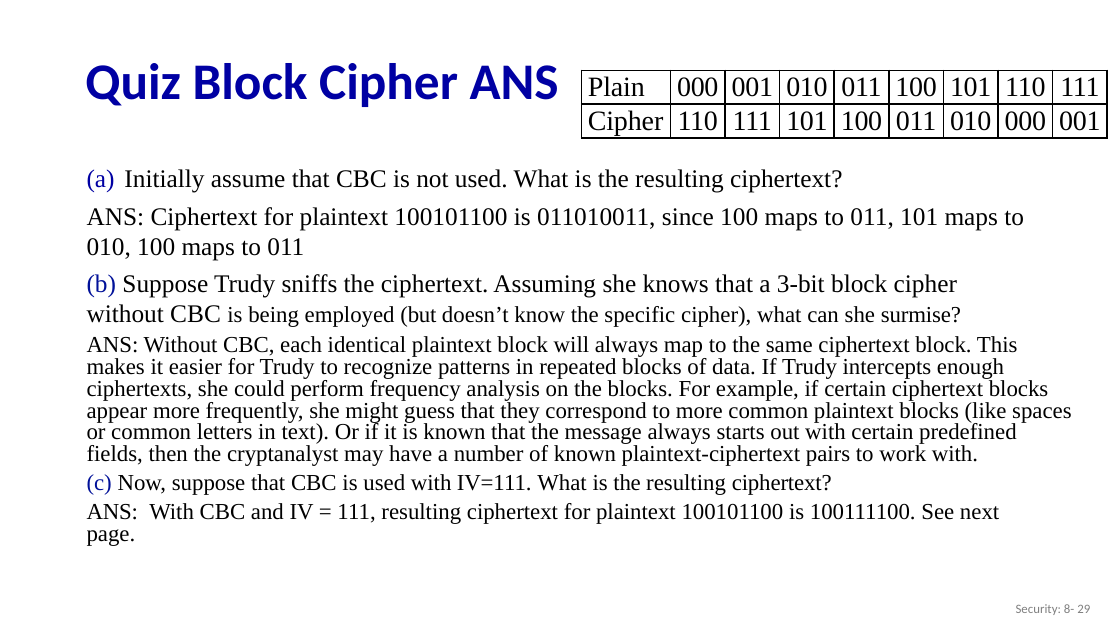
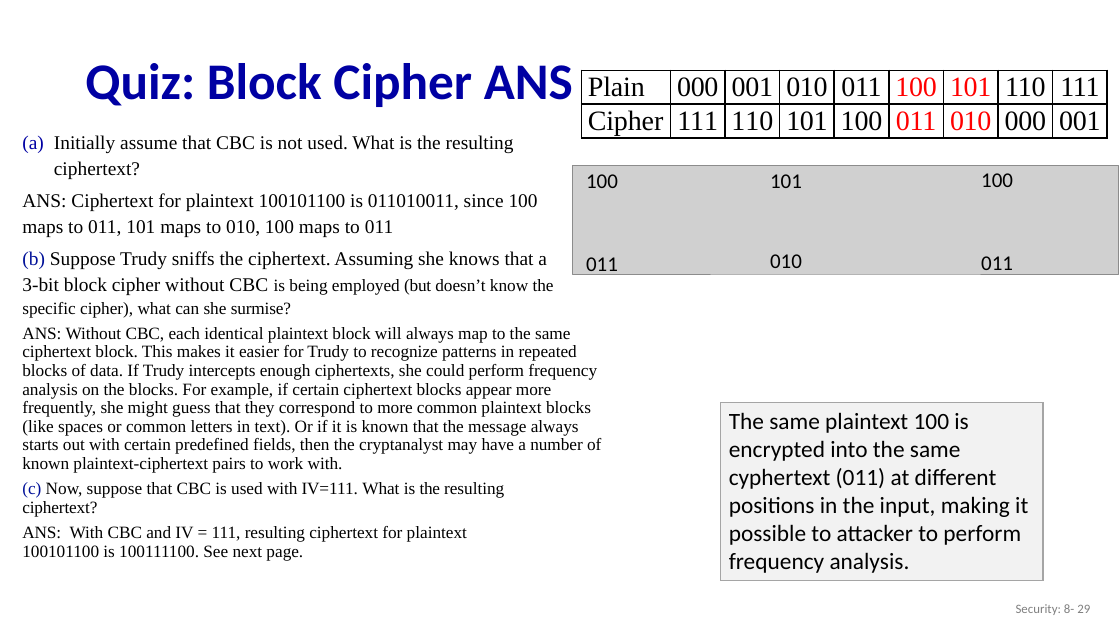
Before and after one commit to guhofstra/CSC175, a slide deck: slide 29 of PPTs/8.1 Cryptography.pptx. Drawn at 1120x630 pixels with LibreOffice and Linux fonts; fonts in the diff are those of the drawing; grey boxes stand for pictures. Boxes give left, top, right and bottom in pixels: in the first picture for what was removed or moved away, otherwise in the second. Text is boxed around its words. In the diff, an @@ line names an element or a change of style, - is before the commit and + after.

```diff
--- a/PPTs/8.1 Cryptography.pptx
+++ b/PPTs/8.1 Cryptography.pptx
@@ title at bbox=[85, 63, 573, 107]: text changed @@
-Quiz Block Cipher ANS
+Quiz: Block Cipher ANS
@@ table at bbox=[581, 71, 1107, 139] @@
-row 2, column 2: 110
+row 2, column 2: 111
-row 2, column 3: 111
+row 2, column 3: 110
@@ text colour #000000 to #FF0000 in "100", "101", "011", "010" @@
@@ text "Initially assume that CBC is ...": place and size @@
-text "Initially assume that CBC is ..." at bbox=[87, 169, 1072, 546]
+text "Initially assume that CBC is ..." at bbox=[22, 135, 601, 561]
@@ text "Initially assume that CBC is ..." at bbox=[22, 135, 601, 561]: size 21.7 to 16.6 pt in "Initially assume that CBC is not used. ...", "ANS: Ciphertext for plaintext 100101100 is 011010011, ...", "(b) Suppose Trudy sniffs the ciphertext. Assuming ..."; size 19.6 to 14.8 pt in "is being employed (but doesn’t know the ...", "ANS: Without CBC, each identical plaintext block ...", "(c) Now, suppose that CBC is used ...", "ANS: With CBC and IV = 111, ..."; line spacing 1 to 1.1; line spacing 0.8 to 0.9 @@
@@ picture added at bbox=[573, 166, 1118, 274] @@
@@ text added at bbox=[586, 174, 618, 188], 18 pt, text #000000 @@
+100
@@ text added at bbox=[770, 174, 802, 188], 18 pt, text #000000 @@
+101
@@ text added at bbox=[981, 173, 1013, 187], 18 pt, text #000000 @@
+100
@@ text added at bbox=[586, 257, 618, 277], 18 pt, text #000000 @@
+011
@@ text added at bbox=[770, 254, 802, 268], 18 pt, text #000000 @@
+010
@@ text added at bbox=[981, 256, 1013, 277], 18 pt, text #000000 @@
+011
@@ rectangle added at bbox=[721, 402, 1044, 581], fill #F2F2F2, outline #A5A5A5 1 pt, 20 pt, text #000000 @@
+The same plaintext 100 is encrypted into the same cyphertext (011) at different positions in the input, making it possible to attacker to perform frequency analysis.
```
Also in this commit, not shown: 6 other slides changed, 3 slides added, 1 other file.
